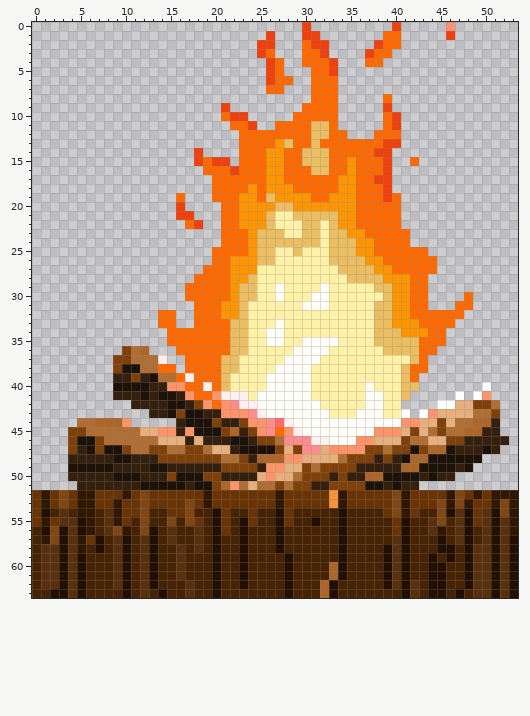
One commit to this pixel-art sprite: assets/feu.png. This is how it looked before the edit.
The file is 54x64 pixels. Colours within 5 levels of each other are drawn and written as one.
After:
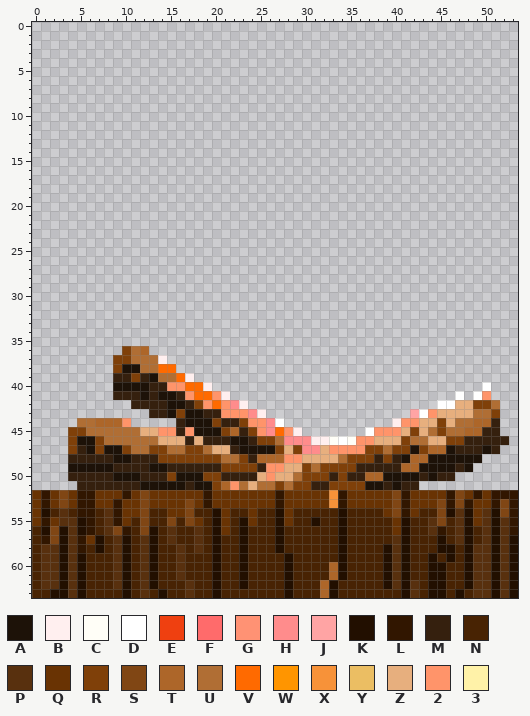
Palette (. is transparent): A #1d1208  B #ffefef  C #fffef7  D #ffffff  E #ef4010  F #ff6b6b  G #ff9274  H #ff8c8c  J #ffa4a4  K #220f00  L #311600  M #35200e  N #482303  P #58300e  Q #693303  R #7f4009  S #804614  T #ad6629  U #b06e34  V #ff6a00  W #ff9500  X #f79239  Y #ebbe63  Z #e7af7e  2 #ff946a  3 #fff2a8
Diff:
Changed rows in their new state; - is an unchanged pixel.
first column x 14:
 0 ----------------.---------.-----.--
 1 ------------.---..-------..-----.--
 2 -----------..---...-----...--------
 3 -----------..---...----...---------
 4 ------------..--....---..----------
 5 ------------..---...---------------
 6 ------------...--...---------------
 7 ------------..---...---------------
 8 -----------------...-----.---------
 9 -------.--------....-----.---------
10 -------...-----.....-----..--------
11 --------...--.......-----..--------
12 ---------............---...--------
13 ---------..................--------
14 ----.----.................---------
15 ----....-.................--.------
16 -----.....................---------
17 ------....................---------
18 ------....................---------
19 --.---.....................--------
20 --.----....................--------
21 --..---....................--------
22 ---..--....................--------
23 -------.....................-------
24 -------.....................-------
25 ------........................-----
26 ------.........................----
27 -----..........................----
28 ----..........................-----
29 ---...........................-----
30 ---...........................----.
31 ----..........................---..
32 ..--..............................-
33 ..--.............................--
34 -...............................---
35 -...............................---
36 --.............................----
37 ---...........................-----
38 ---...........................-----
39 ----.........................------
40 ------.......................------
41 --------....................-------
42 ----------.................--------
43 ------------................J------
44 -------------D............B--------
45 ----------------.......------------
